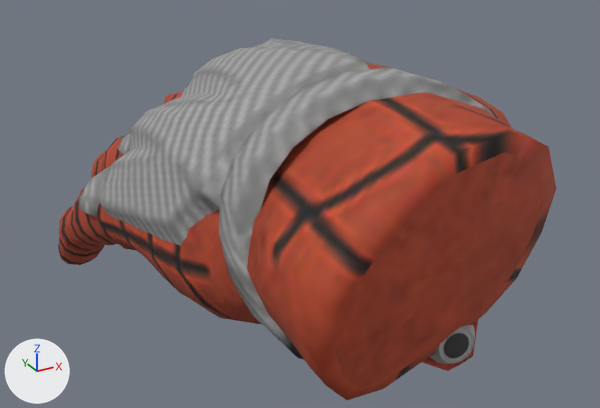
Before and after pictures for a commit that changed the glTF model assets/leftHand.glb.
Rendered twice from a 50 mm lens placed at (0.011, 0.069, 0.125), pointed at (0.14, 0.304, 0.008). The axes (+X, +Y, +Z) are drawn at lower left. The lights are the same throughout. Vertices at the same position are counted once.

Names of what the first picture shows: 'Spider_Man_S.001'.
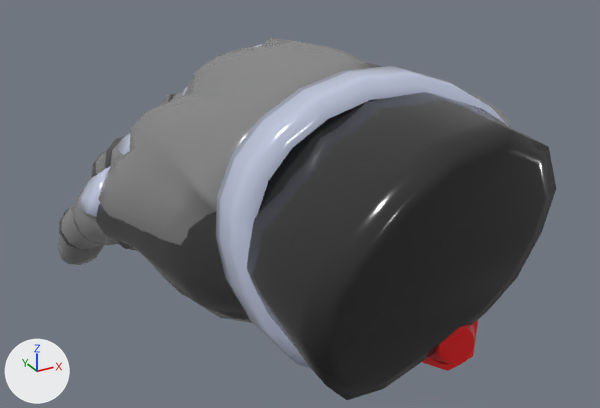
The newer file is also turned or shifted as a whole; pictures and numbers use the older file's frame.

The change, as a list of edits to the scene's bpy script:
```text
Add img_imphenziapixpal_basecolor:
    img_imphenziapixpal_basecolor = load_image('ImphenziaPixPal_BaseColor', '_unpacked/ImphenziaPixPal_BaseColor', 128, 128, 'sRGB')
Change mat_spiderman:
    remove # nodes: BsdfPrincipled, Math, NormalMap, OutputMaterial, SeparateColor, TexImage x3
    remove # uses the picture img_spiderman_basecolor
    remove # uses the picture img_spiderman_metallic
    remove # uses the picture img_spiderman_normal
    nodes: BsdfPrincipled, OutputMaterial, TexImage
    uses the picture img_imphenziapixpal_basecolor
Change me_mesh_001:
    used by ob_spider_man_s_001; location = (0.118, 0.3183, 0.0278)
    remove me_mesh_001.from_pydata(...)  # 2575 vertices, 4850 faces; spans x -0.05..0.112, y -0.132..0.106, z -0.061..0.047
    add me_mesh_001.from_pydata(...)  # 2577 vertices, 4850 faces; spans x -0.05..0.112, y -0.132..0.106, z -0.061..0.047
    me_mesh_001 part 1
    2 vertices are removed from x -0.03..-0.01, y 0.027..0.058, z -0.033..-0.026
    14 faces are deleted
    5 vertices in x -0.044..-0.011, y 0.044..0.061, z -0.033..-0.021 move by (0.0, 0.001, -0.001)
    5 vertices in x -0.028..-0.019, y 0.054..0.064, z -0.034..-0.017 move by (0.0, 0.001, 0.0)
    4 vertices in x -0.047..-0.03, y 0.023..0.032, z -0.036..-0.024 move by (0.0, -0.001, 0.002)
    3 vertices in x -0.046..-0.037, y 0.031..0.034, z -0.025..-0.021 move by (0.0, -0.002, 0.001)
    3 vertices in x -0.047..-0.036, y 0.023..0.028, z -0.038..-0.029 move by (0.0, -0.001, 0.001)
    3 vertices move from x -0.048..-0.014, y 0.042..0.063, z -0.033..-0.018 to x -0.048..-0.014, y 0.044..0.065, z -0.034..-0.019
    4 vertices are added at (-0.032, 0.024, -0.035), (-0.03, 0.026, -0.031), (-0.011, 0.057, -0.031), (-0.01, 0.06, -0.026)
    14 new faces join them
    me_mesh_001 part 2
    24 faces are deleted
    20 vertices in x 0.007..0.031, y -0.114..-0.083, z 0.019..0.047 move by (0.001, 0.0, 0.0)
    14 vertices in x -0.038..-0.006, y -0.11..-0.083, z -0.017..0.012 move by (0.0, 0.0, -0.001)
    14 vertices in x -0.034..0.013, y -0.11..-0.093, z -0.017..-0.002 move by (0.0, 0.0, -0.002)
    7 vertices in x 0.013..0.032, y -0.117..-0.099, z -0.005..0.021 move by (0.001, 0.0, -0.001)
    7 vertices in x -0.038..-0.028, y -0.102..-0.086, z -0.009..0.02 move by (-0.001, 0.0, -0.001)
    5 vertices in x 0.013..0.031, y -0.116..-0.108, z -0.005..0.01 move by (0.001, -0.001, -0.001)
    45 vertices move from x -0.038..0.033, y -0.116..-0.079, z -0.018..0.047 to x -0.039..0.035, y -0.117..-0.078, z -0.019..0.047
    24 new faces join them
    me_mesh_001 part 3: 4811 kept faces spanning x -0.05..0.112, y -0.132..0.106, z -0.061..0.047 get new texture (UV) coordinates
```

Location of each change, [x1, y1, x2, y2] in pixels of the pictures (600 x 408 px; the box of a moved part takes in the faces that stretch with it):
'Spider_Man_S.001', surface changed, reshaped (red to grey)
    both: [58, 38, 556, 400]
part 1 of me_mesh_001, moved or reshaped
    before: [59, 152, 105, 248]
    after: [59, 151, 106, 248]
part 2 of me_mesh_001, moved or reshaped
    before: [219, 68, 495, 359]
    after: [216, 66, 507, 367]
part 3 of me_mesh_001, surface changed (red to black)
    both: [58, 38, 556, 400]
